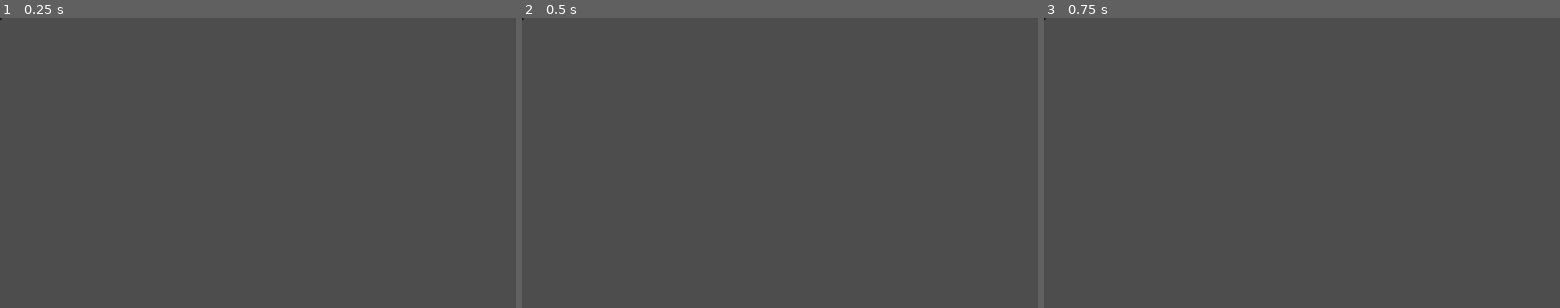
Above: before the commit, frames 1-3 (left to right).
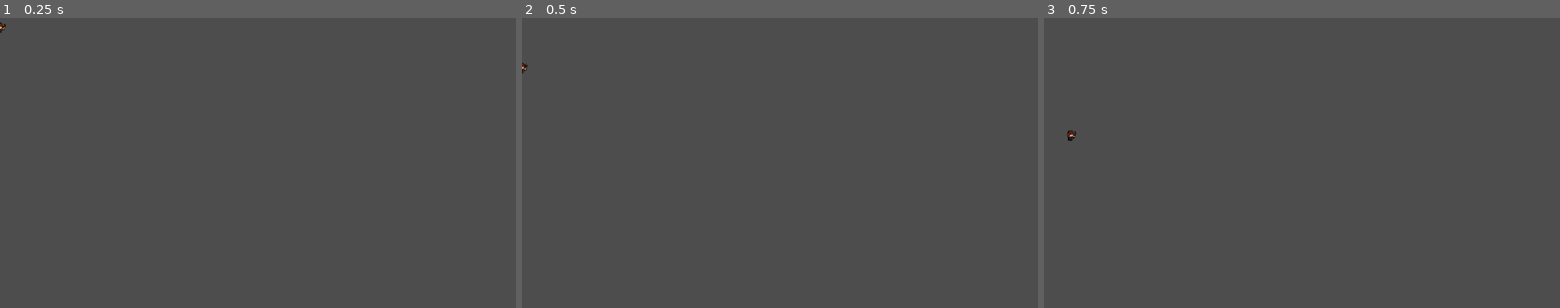
Above: after the commit, the same moments.

Repository: SlayerArman/hakuna-matata
Game: Godot game, scene res://scenes/player.tscn
The game is run twice, just before and just after one commit, with the same random seed, the same clock (stepped at 60 frames per second) and the same inputs. The project has no main scene, so this scene is started directly.
Inputs (mouse positions are in pixels of both pictures, inside the frame that each line leads up to):
- Up to frame 1 (0.25 s): no input
- Up to frame 2 (0.5 s): no input
- Up to frame 3 (0.75 s): tap Enter (ui_accept) at 0.5, 0.6 s; move the mouse to (1415, 148) at 0.52 s; hold Right (ui_right) from 0.53 s (still down); click (1415, 148) at 0.67 s

The runs differ from the first frame. In frame 1, less than 0.1% of the frame differs, in the area x 0-2%, y 0-6%; in frame 2, less than 0.1%; in frame 3, less than 0.1%, in the area x 0-7%, y 0-43%.

Commit message:
player script

Diff:
--- a/scenes/player.tscn
+++ b/scenes/player.tscn
@@ -1,6 +1,7 @@
 [gd_scene format=3 uid="uid://dfp25y488aqbl"]
 
 [ext_resource type="Texture2D" uid="uid://c1g5kkq6oqi2g" path="res://assets/player/idle/idle torso/torso_idle0.png" id="1_3v2ag"]
+[ext_resource type="Script" uid="uid://c80jf3capn3ar" path="res://scripts/player.gd" id="1_gl8cc"]
 [ext_resource type="Texture2D" uid="uid://g6y3mcgjfumu" path="res://assets/player/idle/crouch idle/crouch_idle0.png" id="1_ke2ow"]
 [ext_resource type="Texture2D" uid="uid://f1ntnhm1x5q2" path="res://assets/player/idle/idle torso/torso_idle1.png" id="2_jej6c"]
 [ext_resource type="Texture2D" uid="uid://b6ky4s1fjjejr" path="res://assets/player/idle/crouch idle/crouch_idle1.png" id="2_ujl30"]
@@ -165,12 +166,14 @@
 height = 42.0
 
 [node name="Player" type="CharacterBody2D" unique_id=1439198723]
+script = ExtResource("1_gl8cc")
 
 [node name="Upper Body" type="AnimatedSprite2D" parent="." unique_id=200663086]
 sprite_frames = SubResource("SpriteFrames_u8vuu")
 animation = &"crouch moving"
 autoplay = "idle"
-frame_progress = 0.4934422
+frame = 4
+frame_progress = 0.015050393
 
 [node name="Lower Body" type="AnimatedSprite2D" parent="." unique_id=1335888456]
 visible = false
--- /dev/null
+++ b/scripts/player.gd
@@ -0,0 +1,25 @@
+extends CharacterBody2D
+
+
+const SPEED = 300.0
+const JUMP_VELOCITY = -400.0
+
+
+func _physics_process(delta: float) -> void:
+	# Add the gravity.
+	if not is_on_floor():
+		velocity += get_gravity() * delta
+
+	# Handle jump.
+	if Input.is_action_just_pressed("ui_accept") and is_on_floor():
+		velocity.y = JUMP_VELOCITY
+
+	# Get the input direction and handle the movement/deceleration.
+	# As good practice, you should replace UI actions with custom gameplay actions.
+	var direction := Input.get_axis("ui_left", "ui_right")
+	if direction:
+		velocity.x = direction * SPEED
+	else:
+		velocity.x = move_toward(velocity.x, 0, SPEED)
+
+	move_and_slide()
Not shown, added: scripts/player.gd.uid
